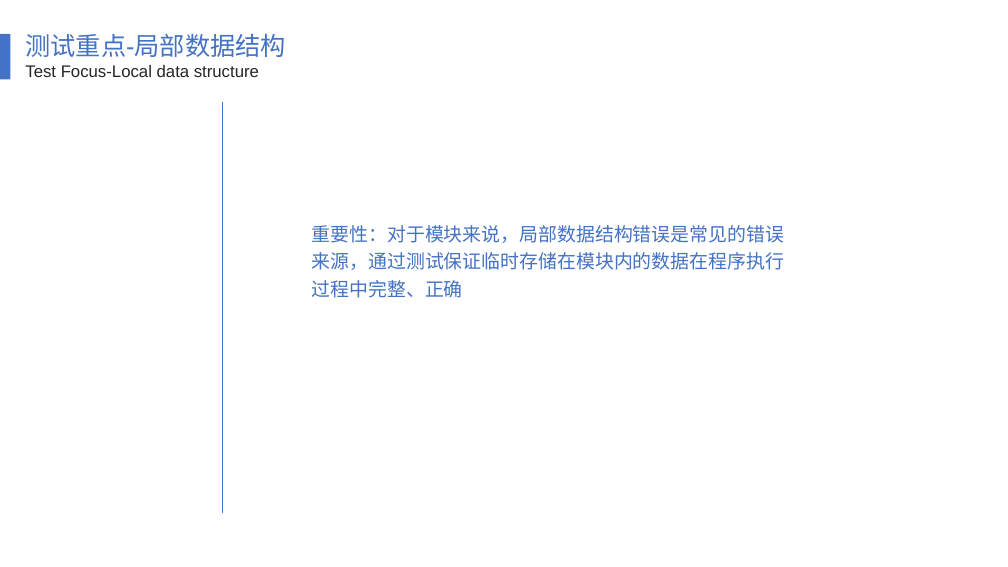
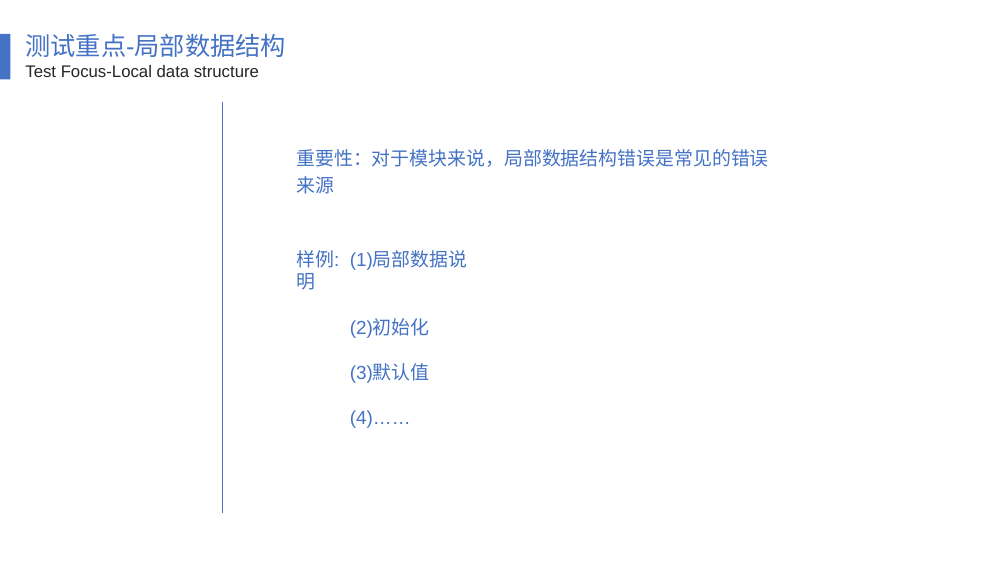
Before and after one commit to SE2018-G11/Chat-helper, a slide deck: slide 6 of 翻转课堂1.pptx (slide 9 before the commit). Drawn at 1008x567 pixels with LibreOffice and Linux fonts; fonts in the diff are those of the drawing. Boxes give left, top, right and bottom in pixels: in the first picture for what was removed or moved away, otherwise in the second. Text is boxed around its words. In the diff, an @@ line names an element or a change of style, - is before the commit and + after.

```diff
--- a/翻转课堂1.pptx
+++ b/翻转课堂1.pptx
@@ text at [296,149,768,194]: text changed @@
-重要性：对于模块来说，局部数据结构错误是常见的错误来源，通过测试保证临时存储在模块内的数据在程序执行过程中完整、正确
+重要性：对于模块来说，局部数据结构错误是常见的错误来源
@@ text added at [296,250,468,383], 18 pt, text #4472C4 @@
+样例: (1)局部数据说明
+(2)初始化
+(3)默认值
+(4)……
```
Also in this commit, not shown: 14 other slides changed, 14 slides removed.
